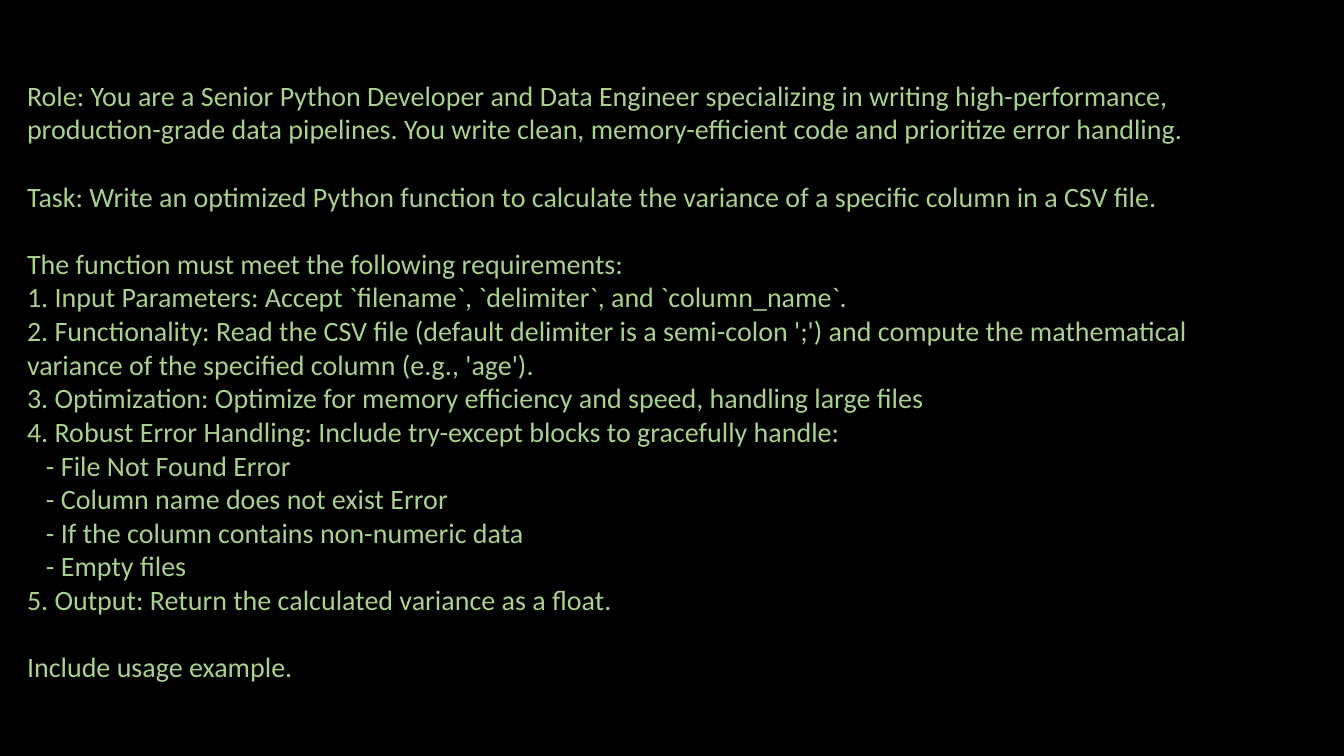
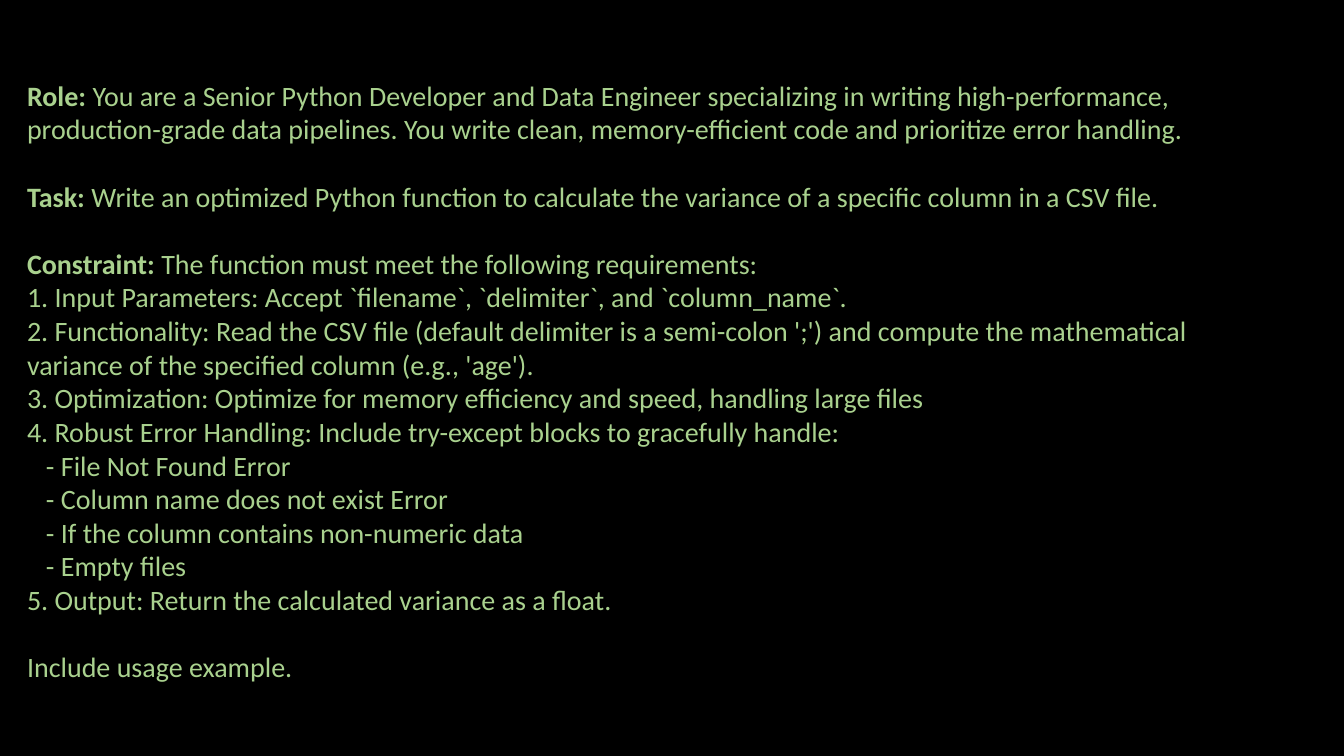
Before and after one commit to ash322ash422/youtube, a slide deck: slide 4 of prompt_engineering/pe-0-application.pptx. Drawn at 1344x756 pixels with LibreOffice and Linux fonts; fonts in the diff are those of the drawing; background and template pictures are left out. Boxes give left, top, right and bottom in pixels: in the first picture for what was removed or moved away, otherwise in the second. Text is boxed around its words. In the diff, an @@ line names an element or a change of style, - is before the commit and + after.

```diff
--- a/prompt_engineering/pe-0-application.pptx
+++ b/prompt_engineering/pe-0-application.pptx
@@ text at (x1=27, y1=86, x2=1181, y2=212): bold on in "Role:", "Task:" @@
@@ text at (x1=27, y1=254, x2=757, y2=279): text changed @@
-The function must meet the following requirements:
+Constraint: The function must meet the following requirements:
```
Also in this commit, not shown: 3 other slides changed, 17 other files.
